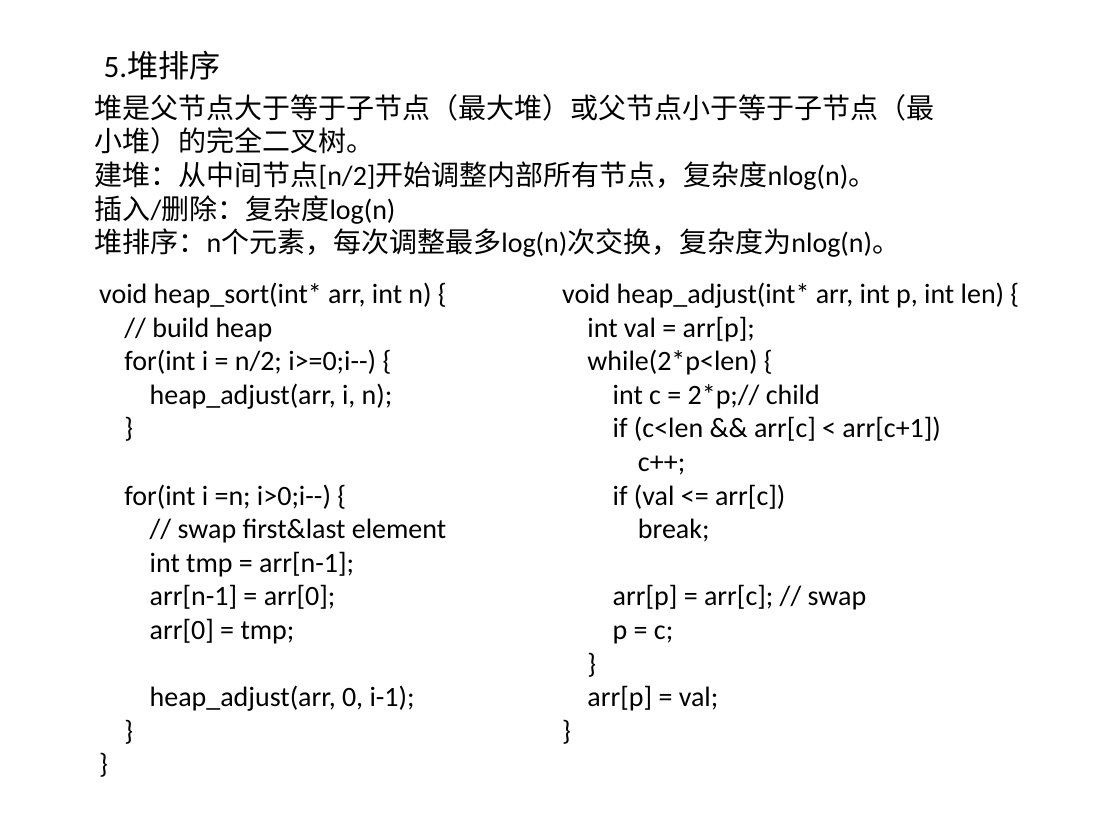
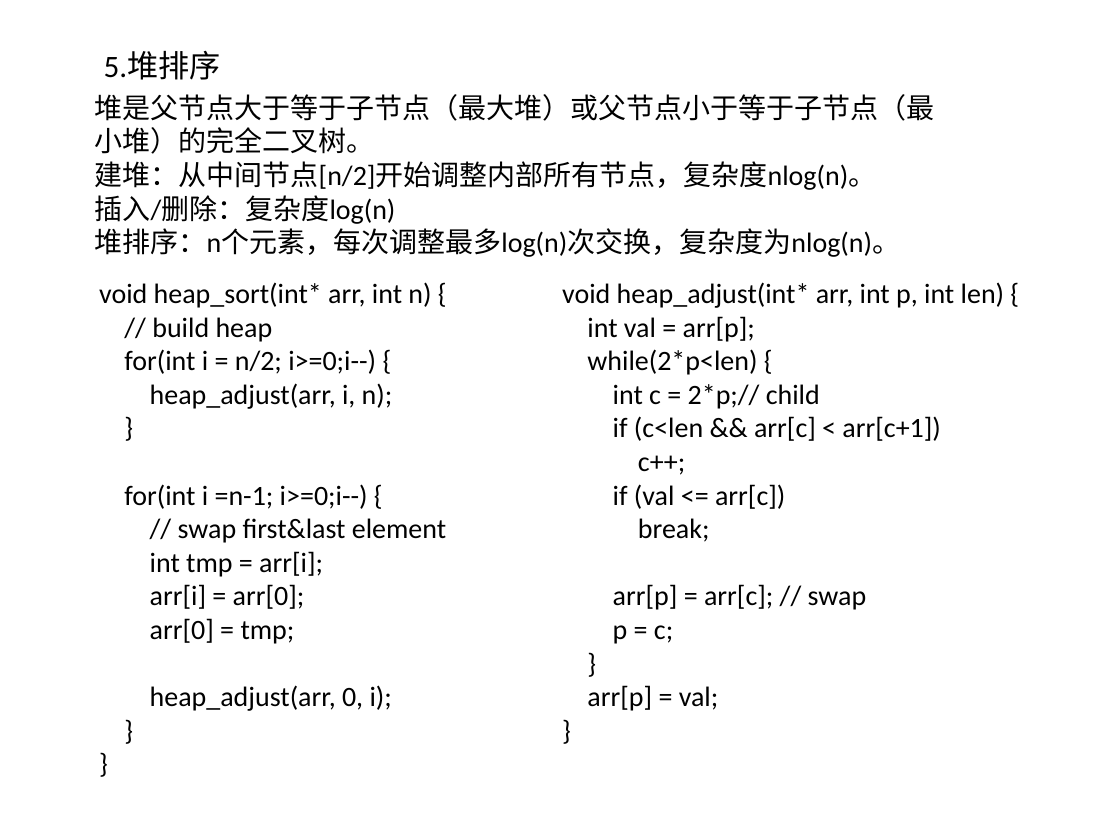
Before and after one commit to willkk/go, a slide deck: slide 7 of algos_summary.pptx. Drawn at 1120x840 pixels with LibreOffice and Linux fonts; fonts in the diff are those of the drawing. Boxes give left, top, right and bottom in pixels: in the first picture for what was removed or moved away, otherwise in the second. Text is boxed around its words. In the diff, an @@ line names an element or a change of style, - is before the commit and + after.

```diff
--- a/algos_summary.pptx
+++ b/algos_summary.pptx
@@ text at [124,484,368,509]: text changed @@
-for(int i =n; i>0;i--) {
+for(int i =n-1; i>=0;i--) {
@@ text at [150,551,323,609]: text changed @@
-int tmp = arr[n-1];
-arr[n-1] = arr[0];
+int tmp = arr[i];
+arr[i] = arr[0];
@@ text at [150,685,392,711]: text changed @@
-heap_adjust(arr, 0, i-1);
+heap_adjust(arr, 0, i);
```
Also in this commit, not shown: 4 other slides changed, 1 other file.
